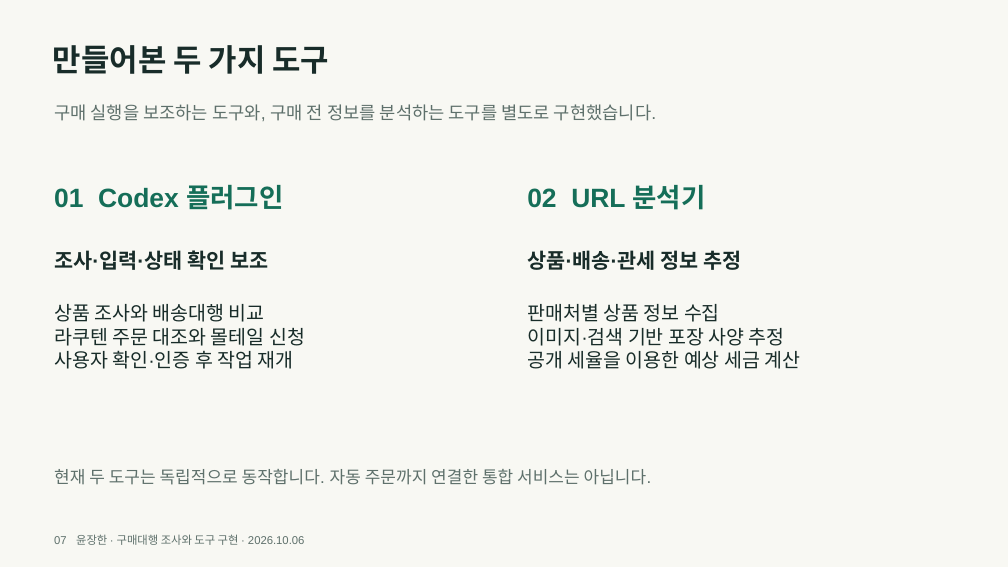
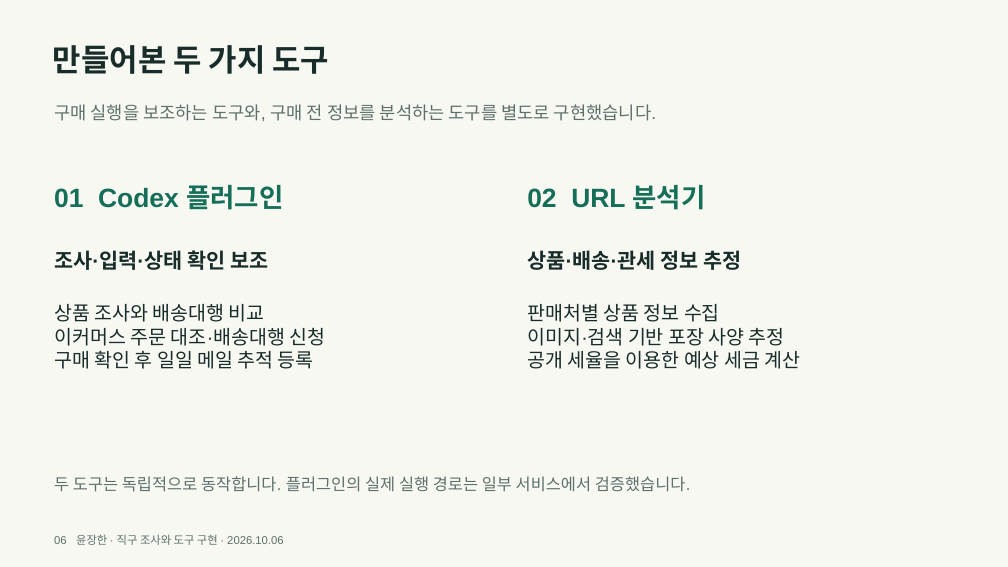
Before and after one commit to y00nZZang/crossborder-purchase-agent, a slide deck: slide 6 of portfolio/crossborder-portfolio.pptx (slide 7 before the commit). Drawn at 1008x567 pixels with LibreOffice and Linux fonts; fonts in the diff are those of the drawing. Boxes give left, top, right and bottom in pixels: in the first picture for what was removed or moved away, otherwise in the second. Text is boxed around its words. In the diff, an @@ line names an element or a change of style, - is before the commit and + after.

```diff
--- a/portfolio/crossborder-portfolio.pptx
+++ b/portfolio/crossborder-portfolio.pptx
@@ text at [54, 328, 326, 369]: text changed @@
-라쿠텐 주문 대조와 몰테일 신청
-사용자 확인·인증 후 작업 재개
+이커머스 주문 대조·배송대행 신청
+구매 확인 후 일일 메일 추적 등록
@@ text at [54, 476, 691, 492]: text changed; size 20.2 to 19.5 pt @@
-현재 두 도구는 독립적으로 동작합니다. 자동 주문까지 연결한 통합 서비스는 아닙니다.
+두 도구는 독립적으로 동작합니다. 플러그인의 실제 실행 경로는 일부 서비스에서 검증했습니다.
@@ text at [54, 534, 283, 545]: text changed @@
-07 윤장한 · 구매대행 조사와 도구 구현 · 2026.10.06
+06 윤장한 · 직구 조사와 도구 구현 · 2026.10.06
```
Also in this commit, not shown: 12 other slides changed, 2 slides added, 2 slides removed, 9 other files.
